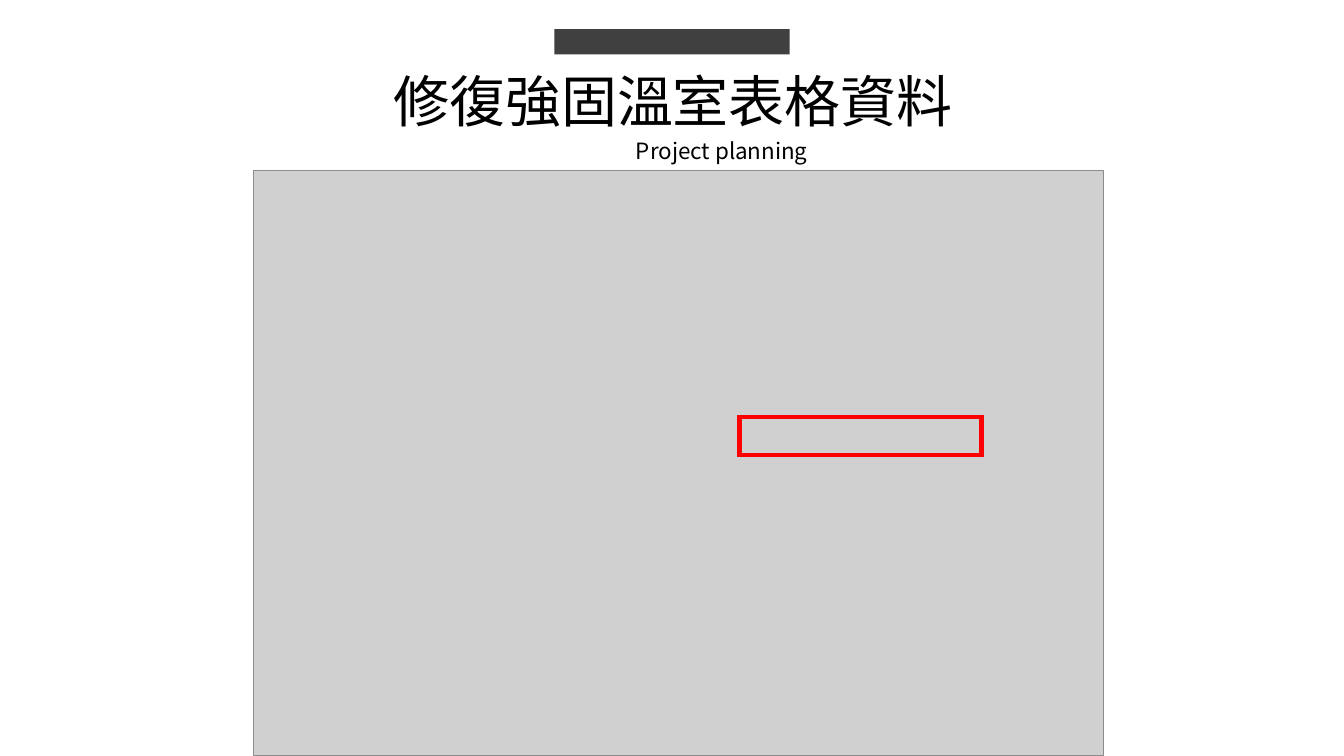
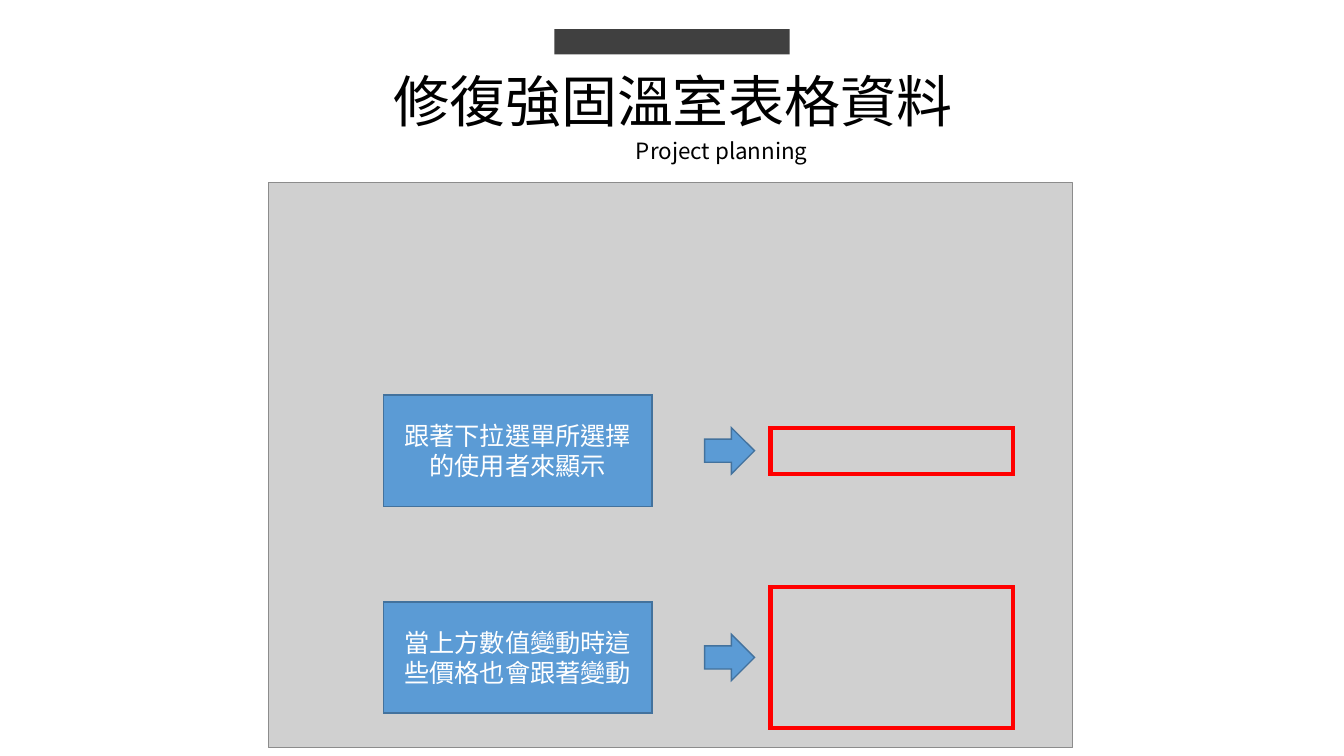
Before and after one commit to king637324/KnowledgeGreenhouseSystem, a slide deck: slide 5 of 工作日報_葉柏漢/2021.10/2021.10.12(加班)_2021.10.13工作日報_葉柏漢.pptx. Drawn at 1344x756 pixels with LibreOffice and Linux fonts; fonts in the diff are those of the drawing; grey boxes stand for pictures. Boxes give left, top, right and bottom in pixels: in the first picture for what was removed or moved away, otherwise in the second. Text is boxed around its words. In the diff, an @@ line names an element or a change of style, - is before the commit and + after.

```diff
--- a/工作日報_葉柏漢/2021.10/2021.10.12(加班)_2021.10.13工作日報_葉柏漢.pptx
+++ b/工作日報_葉柏漢/2021.10/2021.10.12(加班)_2021.10.13工作日報_葉柏漢.pptx
@@ picture: place and size @@
-picture at box(254, 170, 1104, 756)
+picture at box(268, 182, 1073, 748)
@@ rectangle added at box(383, 395, 651, 506), fill #5B9BD5, outline #43739E 1 pt, 18 pt, text #FFFFFF @@
+跟著下拉選單所選擇的使用者來顯示
@@ right arrow added at box(705, 427, 755, 474), fill #5B9BD5, outline #43739E 1 pt @@
@@ rectangle: place and size @@
-rectangle at box(740, 417, 982, 455)
+rectangle at box(770, 427, 1012, 474)
@@ rectangle added at box(770, 587, 1012, 728), outline #FF0000 3 pt @@
@@ rectangle added at box(383, 602, 651, 713), fill #5B9BD5, outline #43739E 1 pt, 18 pt, text #FFFFFF @@
+當上方數值變動時這些價格也會跟著變動
@@ right arrow added at box(705, 634, 755, 681), fill #5B9BD5, outline #43739E 1 pt @@
```
Also in this commit, not shown: 3 other files.
